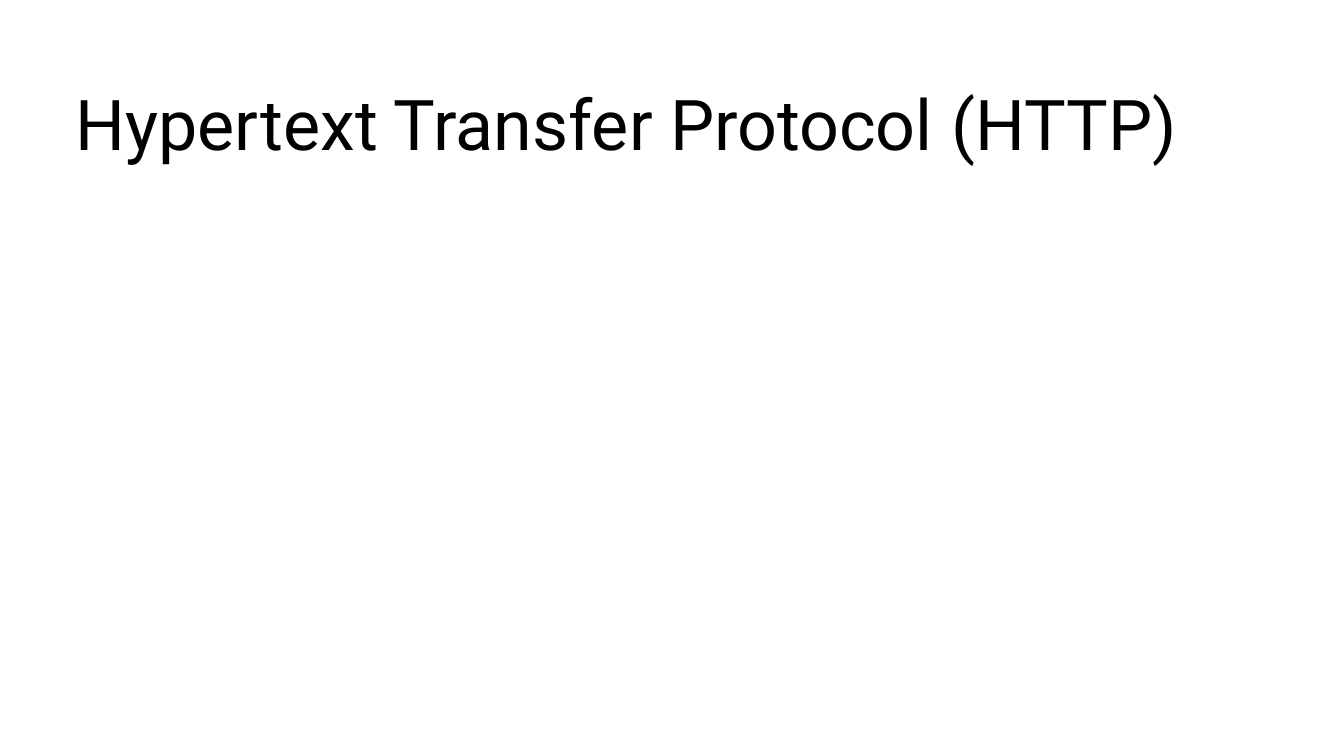
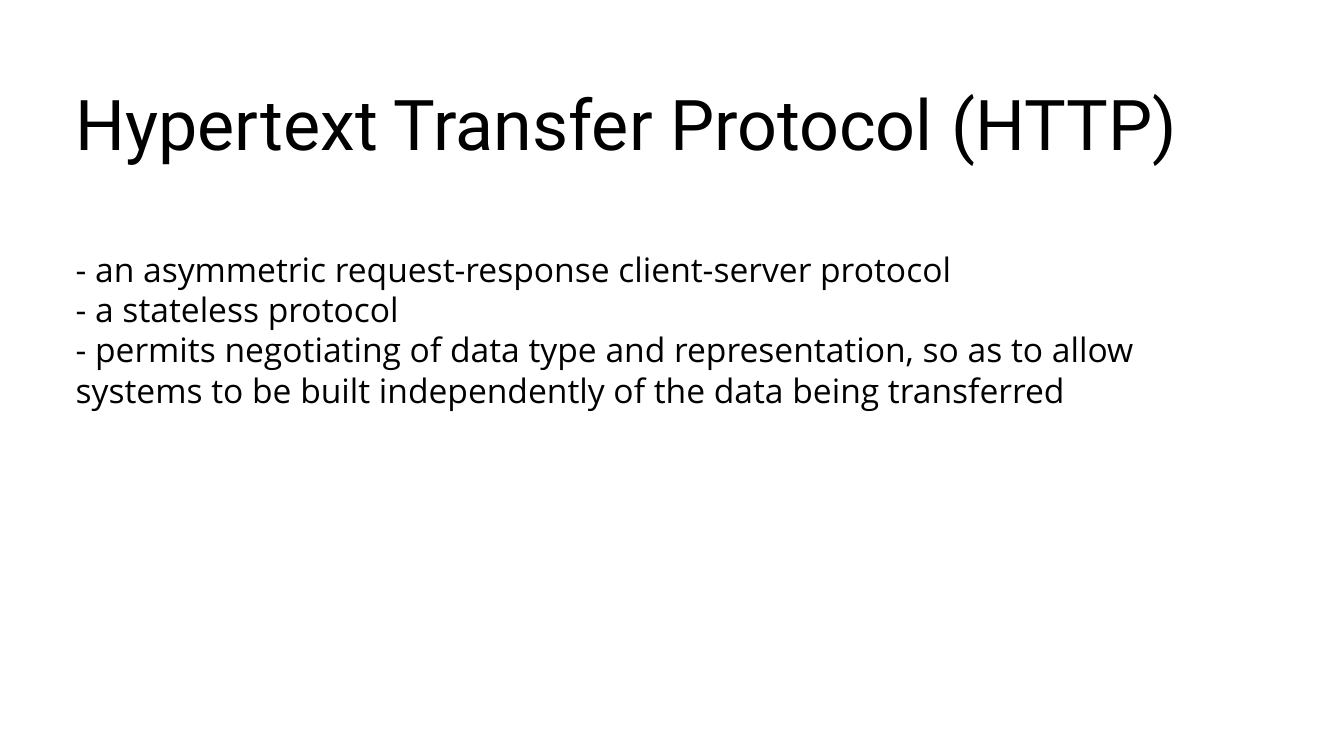
Before and after one commit to RostyslavSynenko/Lv-469.NodeJS, a slide deck: slide 22 of presentations/Web Application Architecture, HTTP protocol, REST.pptx (slide 4 before the commit). Drawn at 1344x756 pixels with LibreOffice and Linux fonts; fonts in the diff are those of the drawing; background and template pictures are left out. Boxes give left, top, right and bottom in pixels: in the first picture for what was removed or moved away, otherwise in the second. Text is boxed around its words. In the diff, an @@ line names an element or a change of style, - is before the commit and + after.

```diff
--- a/presentations/Web Application Architecture, HTTP protocol, REST.pptx
+++ b/presentations/Web Application Architecture, HTTP protocol, REST.pptx
@@ title at <box>76,94,1177,411</box>: text changed; size 50 to 24 pt; font Roboto to Open Sans @@
-Hypertext Transfer Protocol (HTTP)
+Hypertext Transfer Protocol (HTTP)
+- an asymmetric request-response client-server protocol
+- a stateless protocol
+- permits negotiating of data type and representation, so as to allow systems to be built independently of the data being transferred
```
Also in this commit, not shown: 2 other slides changed, 42 slides added, 3 slides removed, 2 other files.
